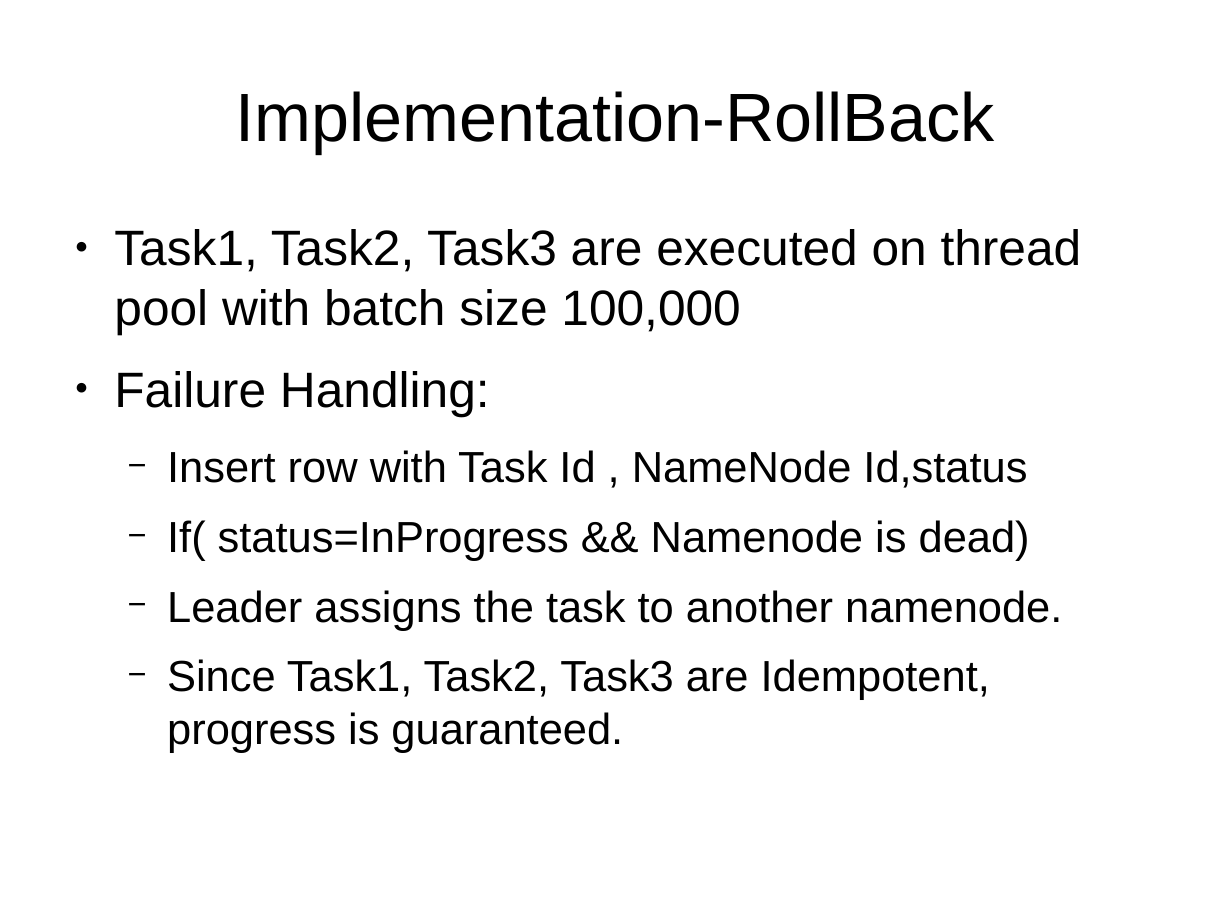
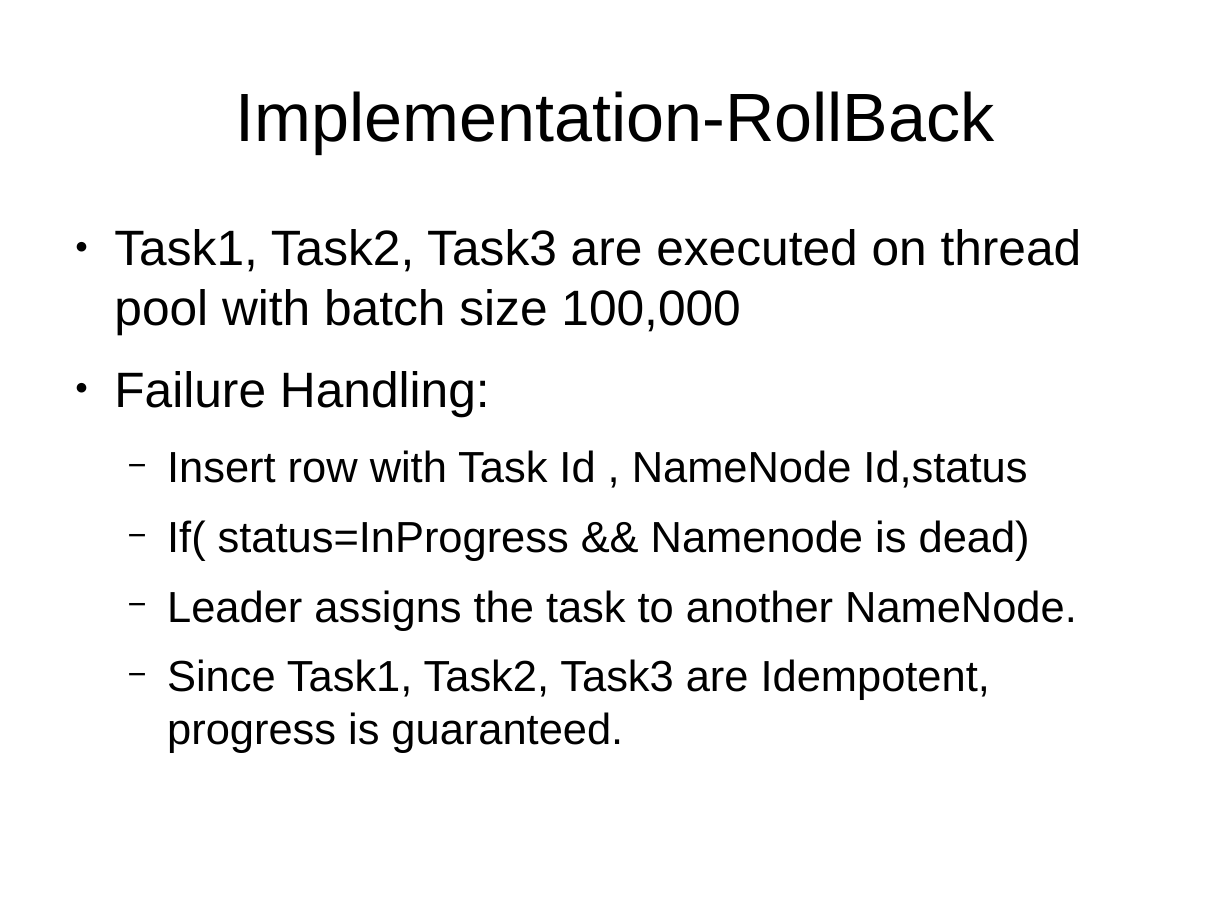
Before and after one commit to pushparajxa/Thesis-Presentation, a slide deck: slide 14 of Final_Presentation.odp (slide 22 before the commit). Drawn at 1232x924 pixels with LibreOffice and Linux fonts; fonts in the diff are those of the drawing. Boxes give left, top, right and bottom in pixels: in the first picture for what was removed or moved away, otherwise in the second. Text is boxed around its words. In the diff, an @@ line names an element or a change of style, - is before the commit and + after.

```diff
--- a/Final_Presentation.odp
+++ b/Final_Presentation.odp
@@ text at <box>167,590,1077,631</box>: text changed @@
-  − Leader assigns the task to another namenode.
+  − Leader assigns the task to another NameNode.
```
Also in this commit, not shown: 16 other slides changed, 5 slides added, 22 slides removed, 5 other files.
